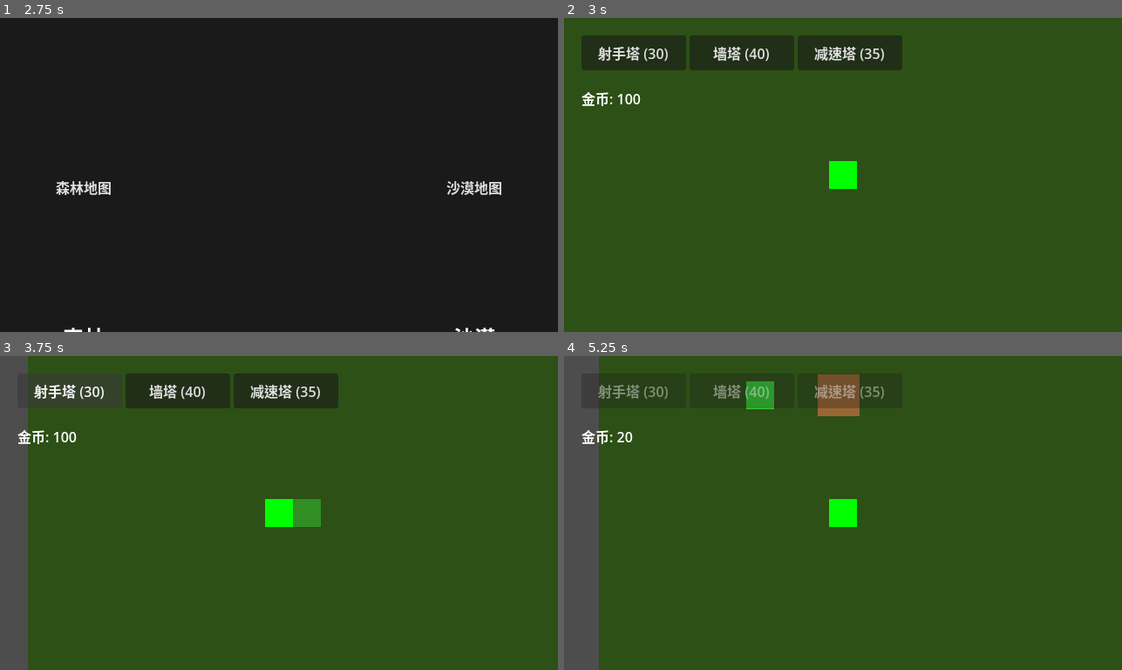
Above: before the commit, frames 1-4 (two rows, left to right).
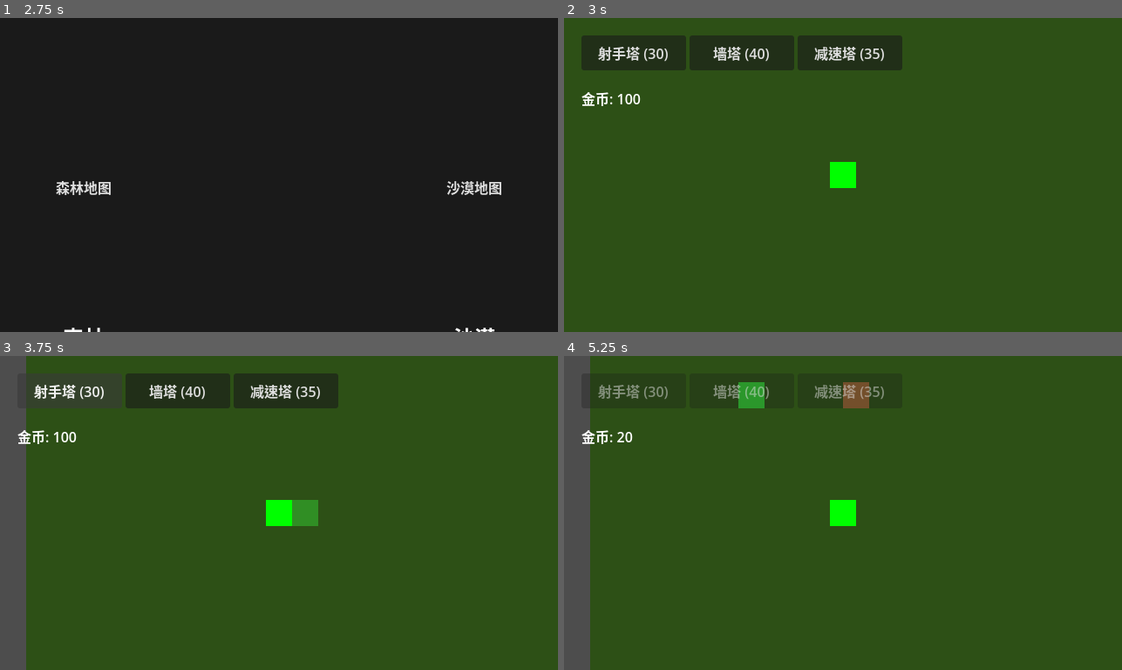
Above: after the commit, the same moments.

Repository: felang/utoland
Game: Godot game, scene res://scenes/ui/start_menu.tscn
Same seed, same stepped clock (60 frames per second), same inputs: the game is played once before the commit and once after it.
Inputs:
- Up to frame 1 (2.75 s): click "Start Game" at 0.5 s; click "战士" at 1.25 s; click "Rifle (速射枪)" at 2 s
- Up to frame 2 (3 s): click "森林地图" at 2.75 s
- Up to frame 3 (3.75 s): click "射手塔 (30)" at 3.5 s
- Up to frame 4 (5.25 s): click "墙塔 (40)" at 4.25 s; click "减速塔 (35)" at 5 s

Frame 1 is identical in both runs. In frame 2, less than 0.1% of the frame differs, in the area x 47-53%, y 45-55%; in frame 3, 0.4%; in frame 4, 2.8%, in the area x 4-55%, y 0-100%.

Commit message:
feat: 对齐战斗实体尺寸到30网格标准
Co-Authored-By: Claude Opus 4.6 (1M context) <noreply@anthropic.com>

Diff:
--- a/scenes/bullet.tscn
+++ b/scenes/bullet.tscn
@@ -3,7 +3,7 @@
 [ext_resource type="Script" uid="uid://bjbwijr1iu4l4" path="res://scripts/entities/bullet.gd" id="1_mkf8s"]
 
 [sub_resource type="RectangleShape2D" id="RectangleShape2D_h1aey"]
-size = Vector2(8, 8)
+size = Vector2(6, 6)
 
 [node name="Bullet" type="Area2D" unique_id=371684145]
 collision_layer = 4
@@ -11,10 +11,10 @@
 script = ExtResource("1_mkf8s")
 
 [node name="ColorRect" type="ColorRect" parent="." unique_id=644542042]
-offset_left = -4.0
-offset_top = -4.0
-offset_right = 4.0
-offset_bottom = 4.0
+offset_left = -3.0
+offset_top = -3.0
+offset_right = 3.0
+offset_bottom = 3.0
 color = Color(1, 1, 0, 1)
 
 [node name="CollisionShape2D" type="CollisionShape2D" parent="." unique_id=1156088235]
--- a/scenes/coin.tscn
+++ b/scenes/coin.tscn
@@ -3,7 +3,7 @@
 [ext_resource type="Script" uid="uid://kxsdry28caou" path="res://scripts/entities/coin.gd" id="1_rwqht"]
 
 [sub_resource type="CircleShape2D" id="CircleShape2D_rwqht"]
-radius = 8.0
+radius = 6.0
 
 [node name="Coin" type="Area2D" unique_id=657865110]
 collision_layer = 16
@@ -11,10 +11,10 @@
 script = ExtResource("1_rwqht")
 
 [node name="ColorRect" type="ColorRect" parent="." unique_id=1448575563]
-offset_left = -8.0
-offset_top = -8.0
-offset_right = 8.0
-offset_bottom = 8.0
+offset_left = -6.0
+offset_top = -6.0
+offset_right = 6.0
+offset_bottom = 6.0
 color = Color(1, 0.8, 0, 1)
 
 [node name="CollisionShape2D" type="CollisionShape2D" parent="." unique_id=648716962]
--- a/scenes/enemies/enemy_fast.tscn
+++ b/scenes/enemies/enemy_fast.tscn
@@ -3,7 +3,7 @@
 [ext_resource type="Script" uid="uid://b1ohisgqjft26" path="res://scripts/entities/enemy.gd" id="1_onop2"]
 
 [sub_resource type="RectangleShape2D" id="RectangleShape2D_t5l71"]
-size = Vector2(32, 32)
+size = Vector2(30, 30)
 
 [node name="EnemyFast" type="CharacterBody2D" unique_id=1365841566]
 collision_layer = 2
@@ -14,10 +14,10 @@
 touch_damage = 8.0
 
 [node name="Visual" type="ColorRect" parent="." unique_id=274199104]
-offset_left = -16.0
-offset_top = -16.0
-offset_right = 16.0
-offset_bottom = 16.0
+offset_left = -15.0
+offset_top = -15.0
+offset_right = 15.0
+offset_bottom = 15.0
 color = Color(0, 0, 1, 1)
 
 [node name="CollisionShape2D" type="CollisionShape2D" parent="." unique_id=404462319]
--- a/scenes/enemies/enemy_normal.tscn
+++ b/scenes/enemies/enemy_normal.tscn
@@ -3,7 +3,7 @@
 [ext_resource type="Script" uid="uid://b1ohisgqjft26" path="res://scripts/entities/enemy.gd" id="1_onop2"]
 
 [sub_resource type="RectangleShape2D" id="RectangleShape2D_t5l71"]
-size = Vector2(32, 32)
+size = Vector2(30, 30)
 
 [node name="EnemyNormal" type="CharacterBody2D" unique_id=1365841566]
 collision_layer = 2
@@ -11,10 +11,10 @@
 script = ExtResource("1_onop2")
 
 [node name="Visual" type="ColorRect" parent="." unique_id=274199104]
-offset_left = -16.0
-offset_top = -16.0
-offset_right = 16.0
-offset_bottom = 16.0
+offset_left = -15.0
+offset_top = -15.0
+offset_right = 15.0
+offset_bottom = 15.0
 color = Color(1, 0, 0, 1)
 
 [node name="CollisionShape2D" type="CollisionShape2D" parent="." unique_id=404462319]
--- a/scenes/enemies/enemy_tank.tscn
+++ b/scenes/enemies/enemy_tank.tscn
@@ -3,7 +3,7 @@
 [ext_resource type="Script" uid="uid://b1ohisgqjft26" path="res://scripts/entities/enemy.gd" id="1_onop2"]
 
 [sub_resource type="RectangleShape2D" id="RectangleShape2D_t5l71"]
-size = Vector2(48, 48)
+size = Vector2(45, 45)
 
 [node name="EnemyTank" type="CharacterBody2D" unique_id=1365841566]
 collision_layer = 2
@@ -14,10 +14,10 @@
 touch_damage = 15.0
 
 [node name="Visual" type="ColorRect" parent="." unique_id=274199104]
-offset_left = -24.0
-offset_top = -24.0
-offset_right = 24.0
-offset_bottom = 24.0
+offset_left = -22.5
+offset_top = -22.5
+offset_right = 22.5
+offset_bottom = 22.5
 color = Color(0.5, 0, 0.5, 1)
 
 [node name="CollisionShape2D" type="CollisionShape2D" parent="." unique_id=404462319]
--- a/scenes/player.tscn
+++ b/scenes/player.tscn
@@ -3,17 +3,17 @@
 [ext_resource type="Script" uid="uid://bmd64dp53aq51" path="res://scripts/entities/player.gd" id="1_3vyb7"]
 
 [sub_resource type="RectangleShape2D" id="RectangleShape2D_3vyb7"]
-size = Vector2(32, 32)
+size = Vector2(30, 30)
 
 [node name="Player" type="CharacterBody2D" unique_id=2056081713]
 collision_mask = 18
 script = ExtResource("1_3vyb7")
 
 [node name="Visual" type="ColorRect" parent="." unique_id=960031721]
-offset_left = -16.0
-offset_top = -16.0
-offset_right = 16.0
-offset_bottom = 16.0
+offset_left = -15.0
+offset_top = -15.0
+offset_right = 15.0
+offset_bottom = 15.0
 color = Color(0, 1, 0, 1)
 
 [node name="CollisionShape2D" type="CollisionShape2D" parent="." unique_id=2001328548]
--- a/scenes/towers/tower_shooter.tscn
+++ b/scenes/towers/tower_shooter.tscn
@@ -3,7 +3,7 @@
 [ext_resource type="Script" uid="uid://ckwxfmslcyshb" path="res://scripts/entities/towers/tower_shooter.gd" id="1_15q5k"]
 
 [sub_resource type="RectangleShape2D" id="RectangleShape2D_dgv38"]
-size = Vector2(32, 32)
+size = Vector2(30, 30)
 
 [sub_resource type="CircleShape2D" id="CircleShape2D_detect"]
 radius = 300.0
@@ -14,10 +14,10 @@
 script = ExtResource("1_15q5k")
 
 [node name="Visual" type="ColorRect" parent="." unique_id=1512730339]
-offset_left = -16.0
-offset_top = -16.0
-offset_right = 16.0
-offset_bottom = 16.0
+offset_left = -15.0
+offset_top = -15.0
+offset_right = 15.0
+offset_bottom = 15.0
 color = Color(0.2, 0.8, 0.2, 1)
 
 [node name="CollisionShape2D" type="CollisionShape2D" parent="." unique_id=203969423]
--- a/scenes/towers/tower_slow.tscn
+++ b/scenes/towers/tower_slow.tscn
@@ -3,7 +3,7 @@
 [ext_resource type="Script" uid="uid://numv2t5y702l" path="res://scripts/entities/towers/tower_slow.gd" id="1_scoor"]
 
 [sub_resource type="RectangleShape2D" id="RectangleShape2D_3hf2r"]
-size = Vector2(32, 32)
+size = Vector2(30, 30)
 
 [sub_resource type="CircleShape2D" id="CircleShape2D_slow"]
 radius = 200.0
@@ -14,10 +14,10 @@
 script = ExtResource("1_scoor")
 
 [node name="Visual" type="ColorRect" parent="." unique_id=1884607702]
-offset_left = -16.0
-offset_top = -16.0
-offset_right = 16.0
-offset_bottom = 16.0
+offset_left = -15.0
+offset_top = -15.0
+offset_right = 15.0
+offset_bottom = 15.0
 color = Color(0.2, 0.8, 0.8, 1)
 
 [node name="CollisionShape2D" type="CollisionShape2D" parent="." unique_id=1321429890]
--- a/scenes/towers/tower_wall.tscn
+++ b/scenes/towers/tower_wall.tscn
@@ -3,7 +3,7 @@
 [ext_resource type="Script" uid="uid://c787bqtynkfr0" path="res://scripts/entities/towers/tower.gd" id="1_yelwl"]
 
 [sub_resource type="RectangleShape2D" id="RectangleShape2D_7nxki"]
-size = Vector2(48, 48)
+size = Vector2(30, 30)
 
 [node name="TowerWall" type="StaticBody2D" unique_id=655985224]
 collision_layer = 3
@@ -11,10 +11,10 @@
 script = ExtResource("1_yelwl")
 
 [node name="Visual" type="ColorRect" parent="." unique_id=1199573255]
-offset_left = -24.0
-offset_top = -24.0
-offset_right = 24.0
-offset_bottom = 24.0
+offset_left = -15.0
+offset_top = -15.0
+offset_right = 15.0
+offset_bottom = 15.0
 color = Color(0.6, 0.4, 0.2, 1)
 
 [node name="CollisionShape2D" type="CollisionShape2D" parent="." unique_id=1871816359]
